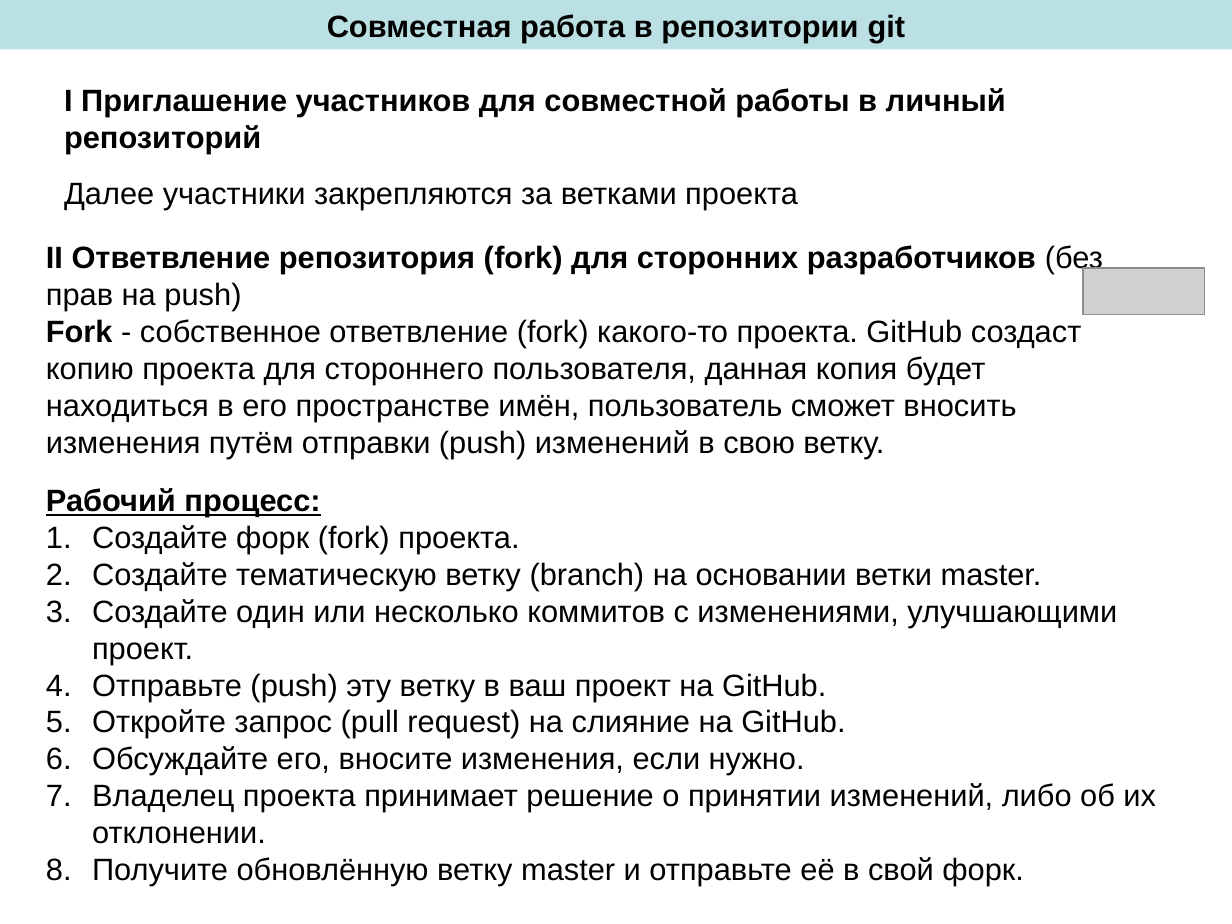
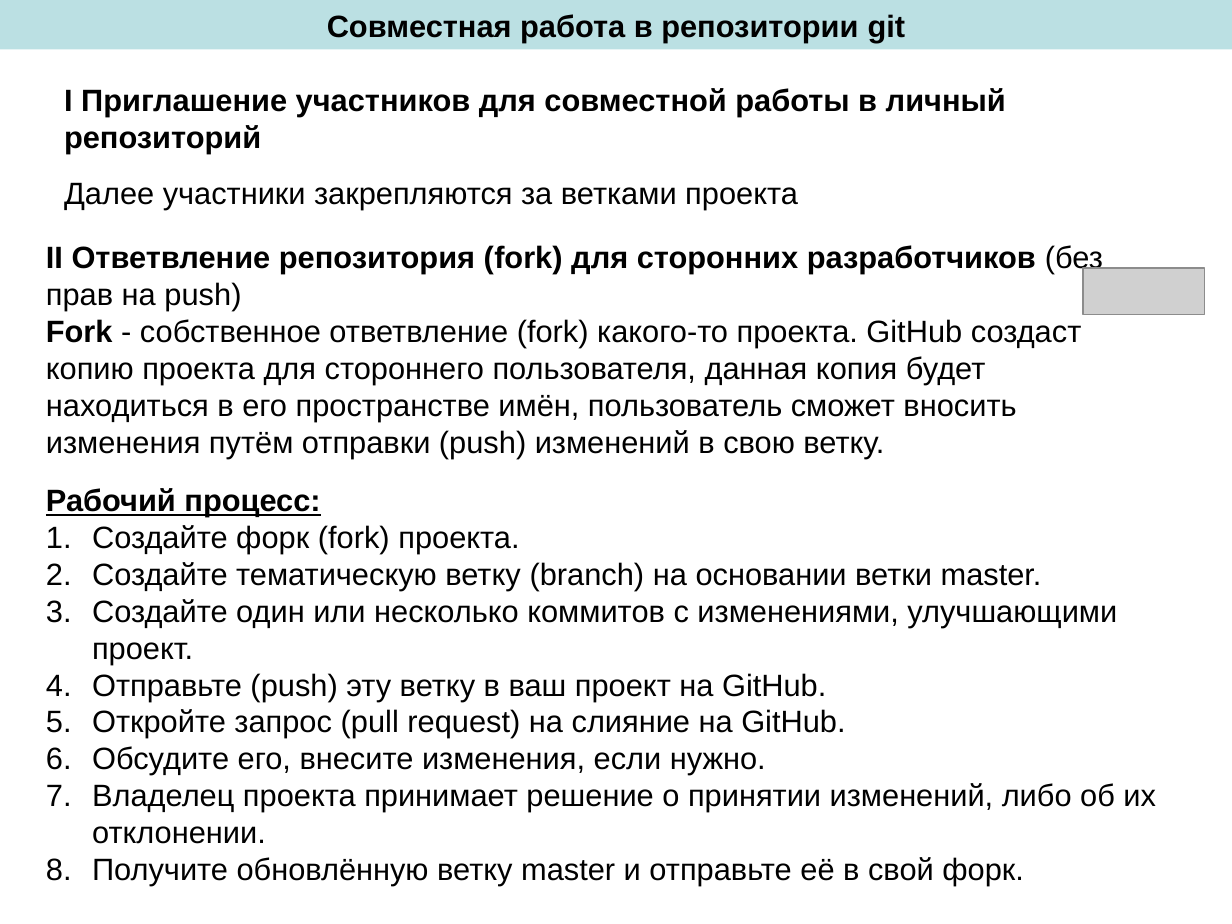
Before and after one commit to gsvmbox/g, a slide deck: slide 18 of 3 Работа с GitHub/5 Управление версиями ПО.ppt. Drawn at 1232x924 pixels with LibreOffice and Linux fonts; fonts in the diff are those of the drawing; grey boxes stand for pictures. Boxes give left, top, right and bottom in pixels: in the first picture for what was removed or moved away, otherwise in the second. Text is boxed around its words. In the diff, an @@ line names an element or a change of style, - is before the commit and + after.

```diff
--- a/3 Работа с GitHub/5 Управление версиями ПО.ppt
+++ b/3 Работа с GitHub/5 Управление версиями ПО.ppt
@@ text at box(92, 746, 766, 775): text changed @@
-6. Обсуждайте его, вносите изменения, если нужно.
+6. Обсудите его, внесите изменения, если нужно.
```
Also in this commit, not shown: 2 other slides changed, 2 other files.
